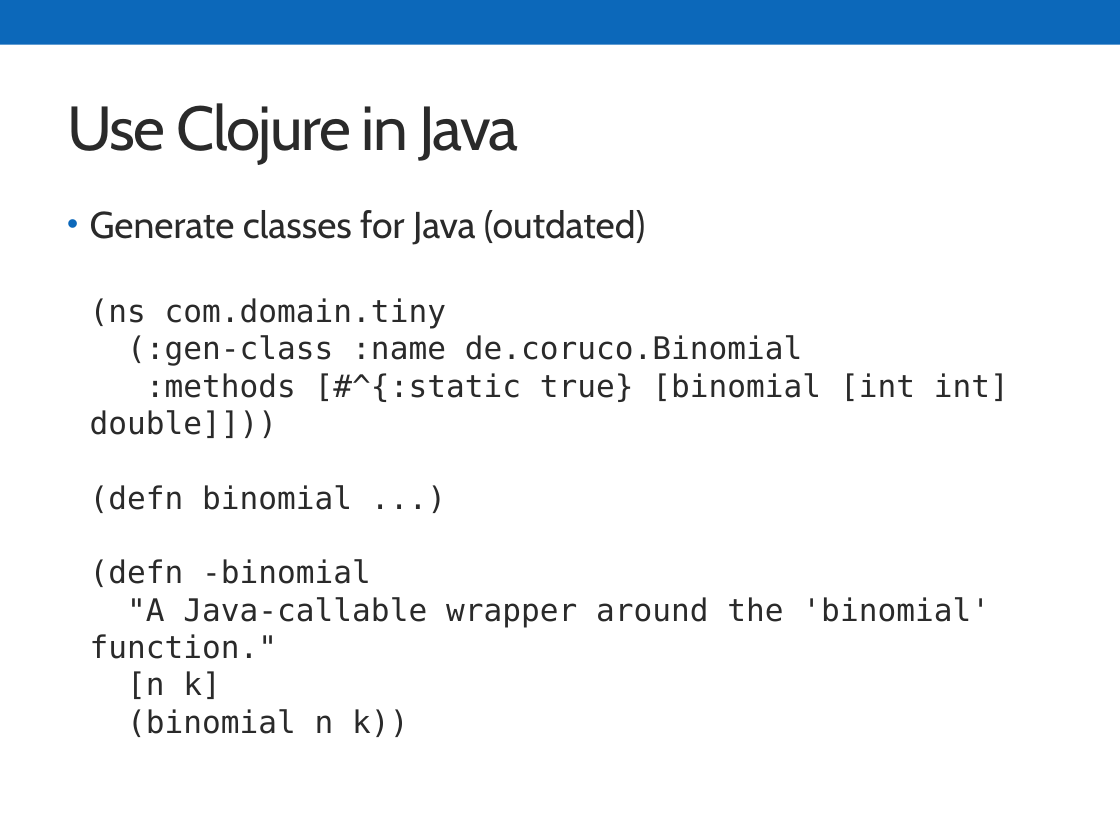
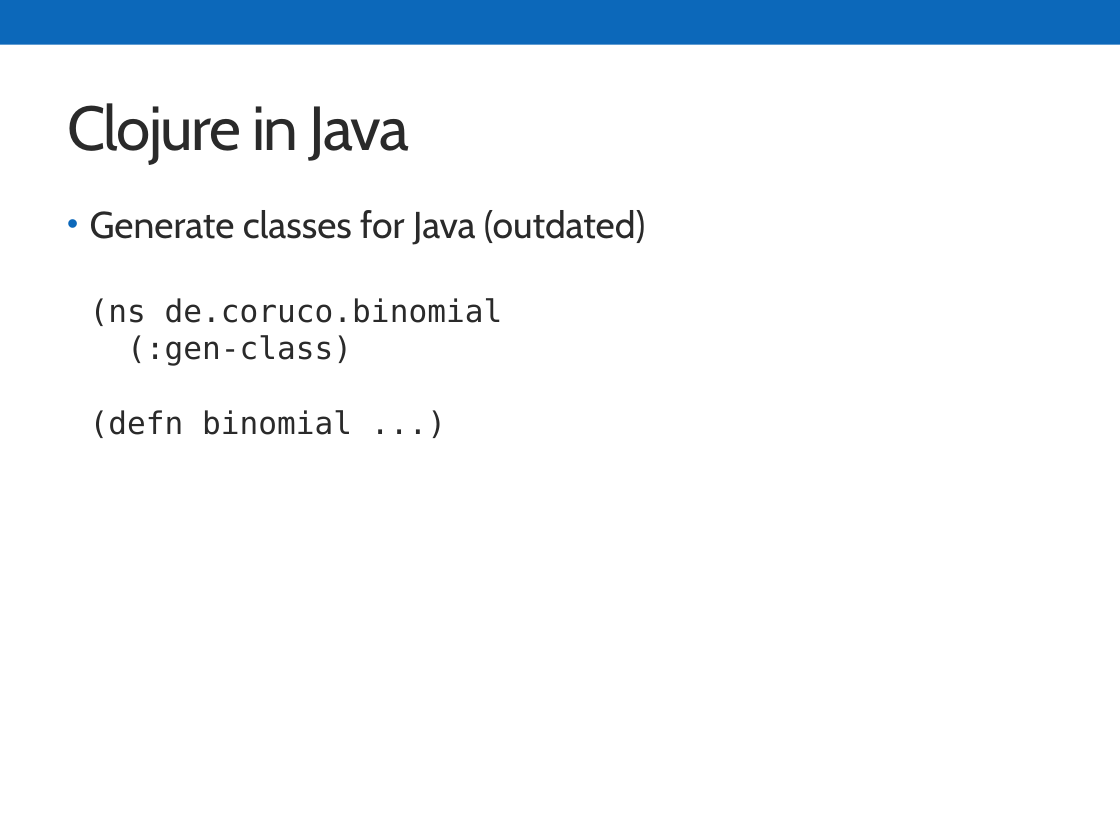
Before and after one commit to skonair/presentations, a slide deck: slide 30 of jugbi-fp-20141119/20141119_FP.pptx (slide 21 before the commit). Drawn at 1120x840 pixels with LibreOffice and Linux fonts; fonts in the diff are those of the drawing. Boxes give left, top, right and bottom in pixels: in the first picture for what was removed or moved away, otherwise in the second. Text is boxed around its words. In the diff, an @@ line names an element or a change of style, - is before the commit and + after.

Commit message:
Clojure part extended for reader and macro section

```diff
--- a/jugbi-fp-20141119/20141119_FP.pptx
+++ b/jugbi-fp-20141119/20141119_FP.pptx
@@ title at <box>67,103,409,165</box>: text changed @@
-Use Clojure in Java
+Clojure in Java
@@ text at <box>90,210,645,438</box>: text changed @@
-• Generate classes for Java (outdated)
-  (ns com.domain.tiny
-  (:gen-class :name de.coruco.Binomial
-  :methods [#^{:static true} [binomial [int int] double]]))
-  (defn binomial ...)
-  (defn -binomial
-  "A Java-callable wrapper around the 'binomial' function."
-  [n k]
-  (binomial n k))
+• Generate classes for Java (outdated)
+  (ns de.coruco.binomial
+  (:gen-class)
+  (defn binomial ...)
```
Also in this commit, not shown: 3 other slides changed, 10 slides added, 1 slide removed.
